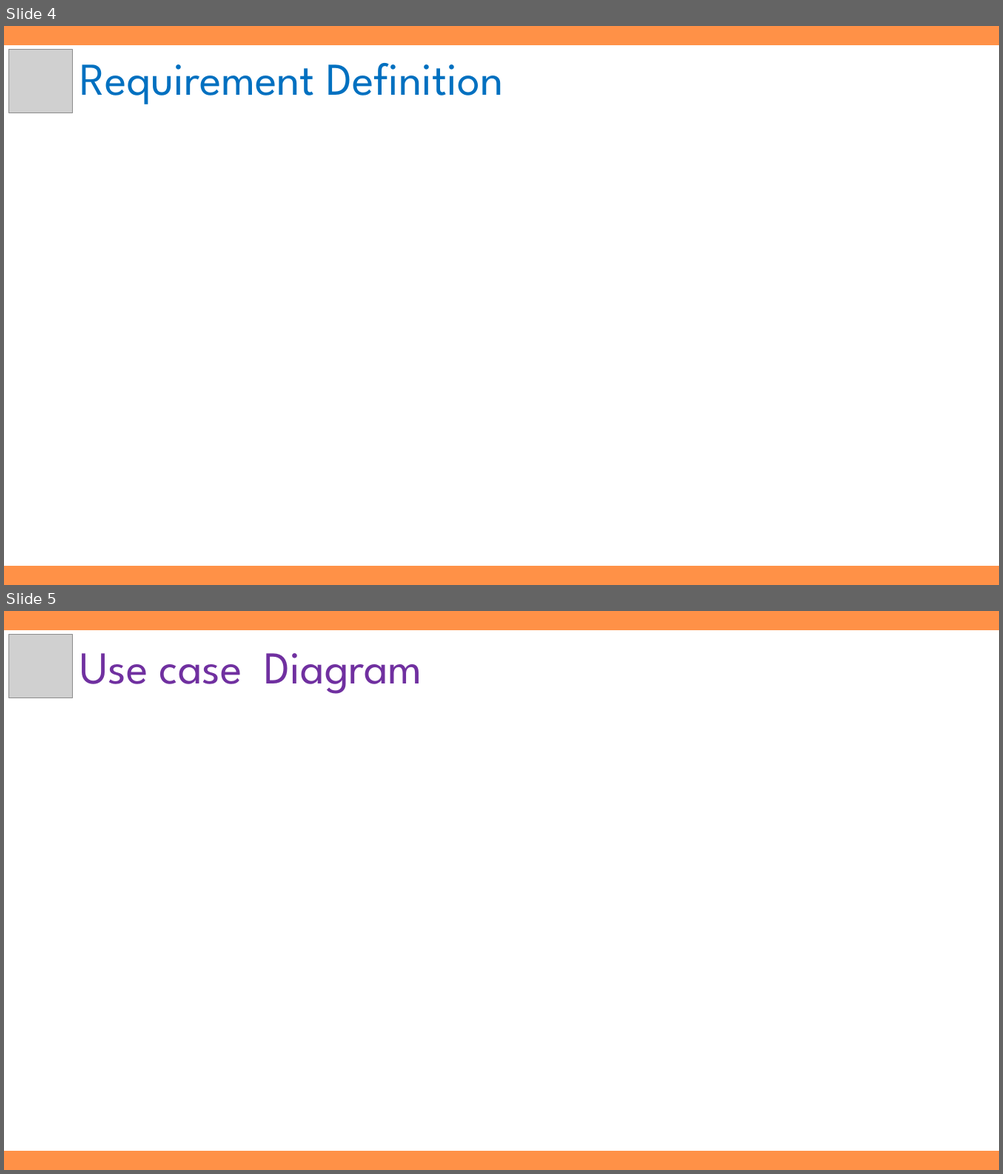
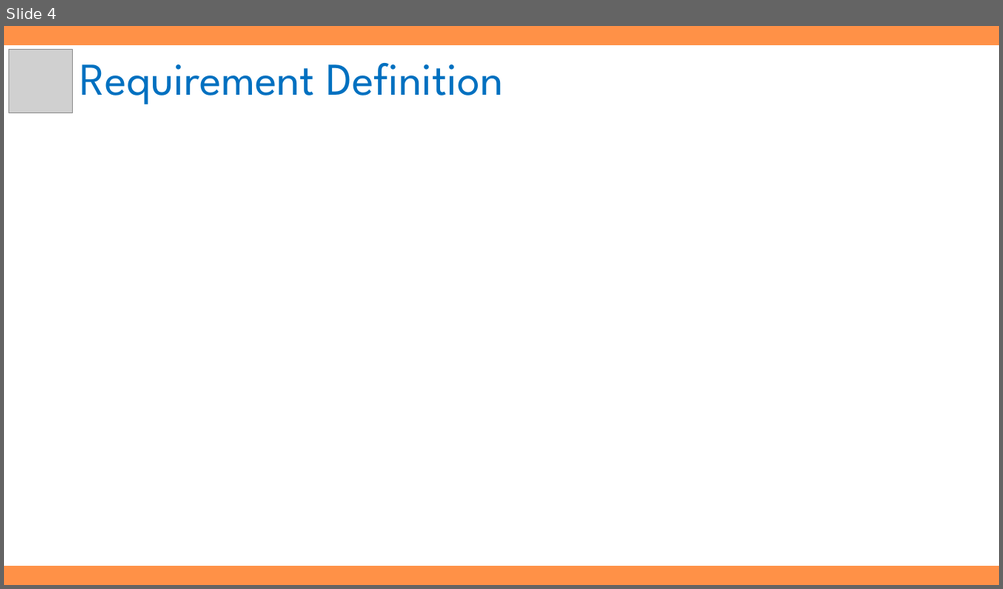
Before and after one commit to hhsw07/ezen-academy-projects, a slide deck: WebContent/cmk/document/3조 원데이클래스.pptx. Shown one above the other, each under a label of ours: slides 4 and 5 before the commit, slide 4 after it. The pictures are 1003x1174 and 1003x589 pixels, drawn with LibreOffice and Linux fonts; fonts in the diff are those of the drawing; grey boxes stand for pictures. Boxes give left, top, right and bottom in pixels: in the first picture for what was removed or moved away, otherwise in the second. Text is boxed around its words. In the diff, an @@ line names an element or a change of style, - is before the commit and + after.

```diff
--- a/WebContent/cmk/document/3조 원데이클래스.pptx
+++ b/WebContent/cmk/document/3조 원데이클래스.pptx
@@ slide 5 removed at [4, 611, 999, 1170], background #FF9147 @@
@@ rectangle removed at [4, 630, 999, 1150] @@
@@ picture removed at [9, 635, 73, 698] @@
@@ text removed at [79, 653, 422, 694] @@
-Use case Diagram
```
Also in this commit, not shown: 13 slides changed, 4 slides added, 2 other slides removed.
